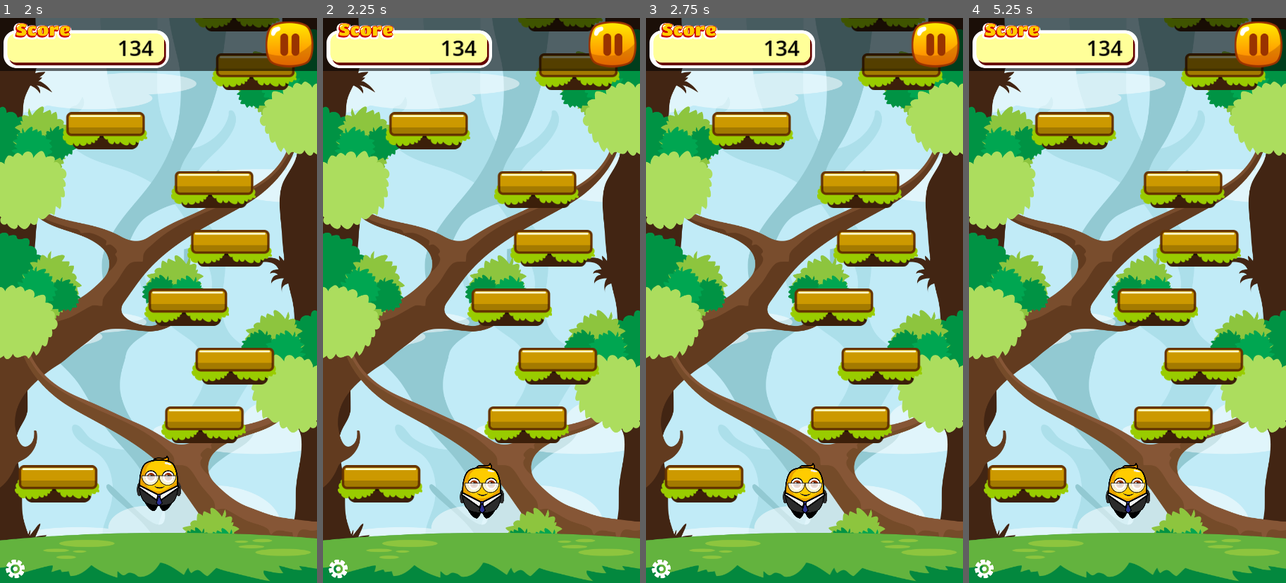
Above: before the commit, frames 1-4 (left to right).
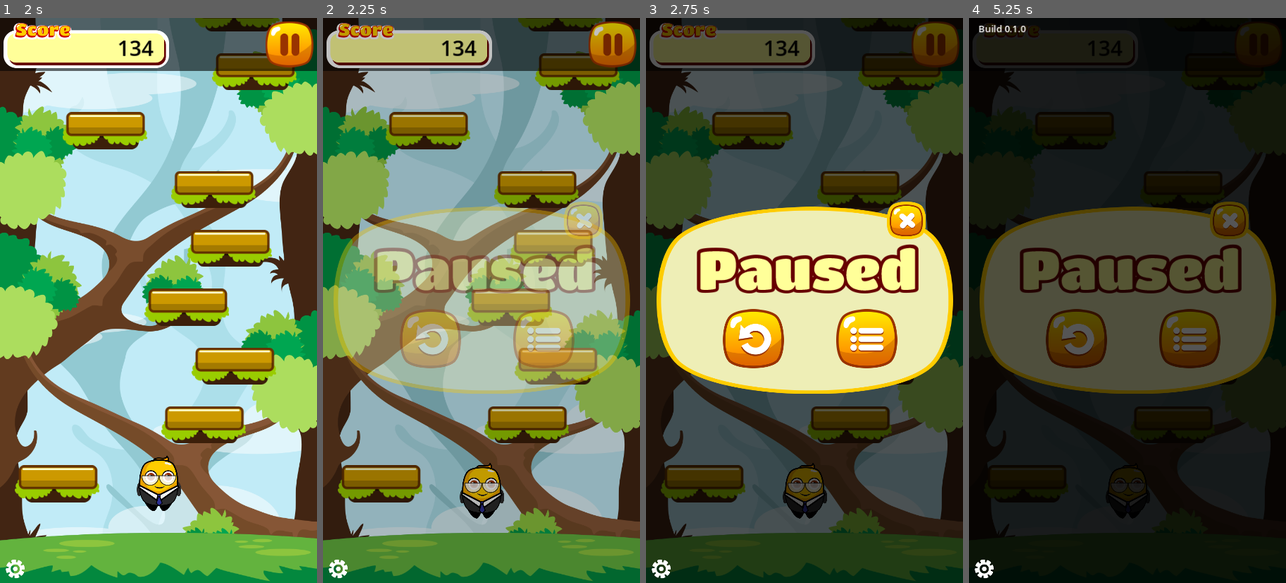
Above: after the commit, the same moments.

Repository: marleeeeeey/game_mvp_003_jumper_jam
Game: Godot game, scene res://scenes/main.tscn
Same seed, same stepped clock (60 frames per second), same inputs: the game is played once before the commit and once after it.
Inputs (mouse positions are in pixels of both pictures, inside the frame that each line leads up to):
- Up to frame 1 (2 s): hold D (move_right) 0.53-1.25 s; click (158, 385) at 1.25 s
- Up to frame 2 (2.25 s): click (611, 46) at 2 s
- Up to frame 3 (2.75 s): no input
- Up to frame 4 (5.25 s): click (1076, 340) at 2.77 s; click (1076, 340) at 3.52 s; click (1076, 340) at 4.27 s; click (984, 566) at 5.02 s

Frame 1 is identical in both runs. In frame 2, 88% of the frame differs, in the area x 0-100%, y 0-100%; in frame 3, 99%; in frame 4, 99%.

Commit message:
62. Showing the pause screen.

Diff:
--- a/scenes/screens.tscn
+++ b/scenes/screens.tscn
@@ -7,6 +7,7 @@
 [ext_resource type="PackedScene" uid="uid://cf8cq1f8d0f3b" path="res://scenes/pause_screen.tscn" id="4_rbw1o"]
 
 [node name="Screens" type="CanvasLayer"]
+process_mode = 3
 layer = 101
 script = ExtResource("1_7uwko")
 
--- a/scripts/base_screen.gd
+++ b/scripts/base_screen.gd
@@ -14,6 +14,7 @@
 func appear():
 	visible = true
 	var tween = get_tree().create_tween()
+	tween.set_pause_mode(Tween.TWEEN_PAUSE_PROCESS)
 	tween.tween_property(self, "modulate:a", 1.0, fade_dur)  # set modulate.alpha property
 	return tween
 
@@ -23,5 +24,6 @@
 	get_tree().call_group("buttons", "set_disabled", true)
 
 	var tween = get_tree().create_tween()
+	tween.set_pause_mode(Tween.TWEEN_PAUSE_PROCESS)
 	tween.tween_property(self, "modulate:a", 0.0, fade_dur)  # set modulate.alpha property
 	return tween
--- a/scripts/main.gd
+++ b/scripts/main.gd
@@ -27,3 +27,4 @@
 
 func _on_game_pause_game():
 	get_tree().paused = true
+	screens.pause_game()
--- a/scripts/screens.gd
+++ b/scripts/screens.gd
@@ -37,7 +37,6 @@
 			start_game.emit()
 		"PauseRetry":
 			print("Pause retry")
-			change_screen(game_over_screen)
 		"PauseBack":
 			print("Pause back")
 		"PauseClose":
@@ -73,3 +72,7 @@
 	game_over_score_label.text = "Score: " + str(score)
 	game_over_highscore_label.text = "Best: " + str(highscore)
 	change_screen(game_over_screen)
+
+
+func pause_game():
+	change_screen(pause_screen)
Not shown, changed: README.md
